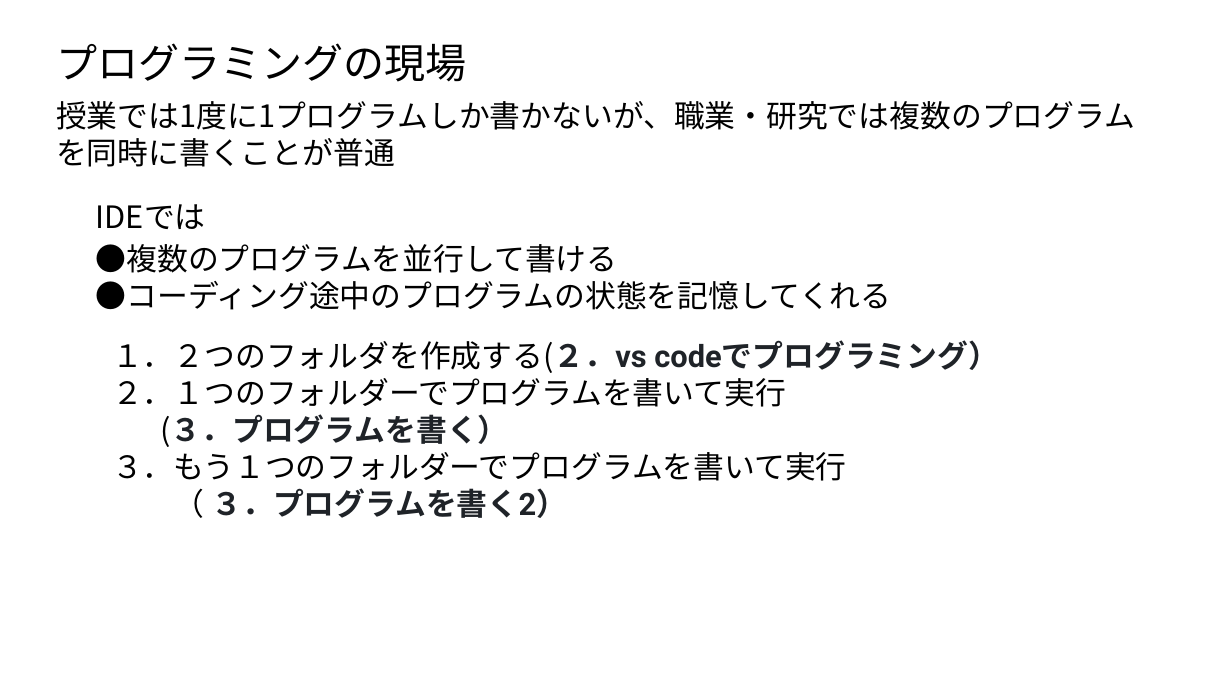
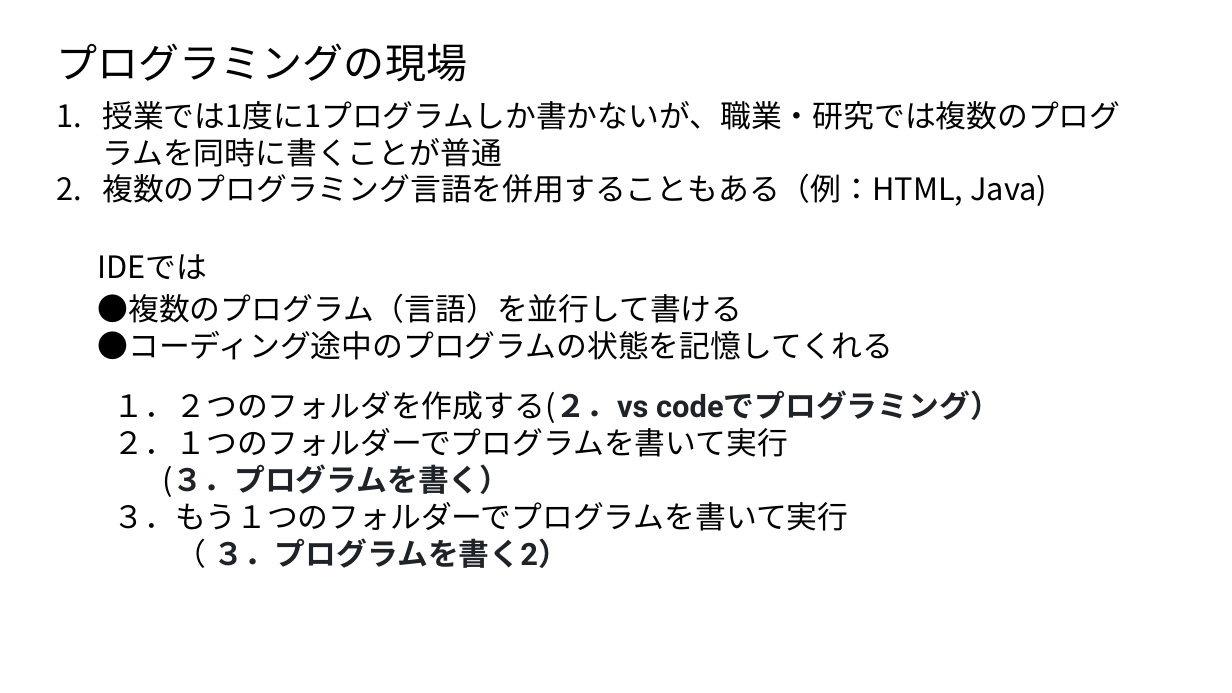
Before and after one commit to ueharaLab/bigdata2_system_and_python, a slide deck: slide 18 of bigdata2_system_and_python.pptx (slide 15 before the commit). Drawn at 1232x693 pixels with LibreOffice and Linux fonts; fonts in the diff are those of the drawing. Boxes give left, top, right and bottom in pixels: in the first picture for what was removed or moved away, otherwise in the second. Text is boxed around its words. In the diff, an @@ line names an element or a change of style, - is before the commit and + after.

```diff
--- a/bigdata2_system_and_python.pptx
+++ b/bigdata2_system_and_python.pptx
@@ text at (102,101,1120,167): bullet none to 1. @@
@@ text at (102,173,1047,206): paragraph added @@
+2. 複数のプログラミング言語を併用することもある（例：HTML, Java)
@@ 3 texts: place and size @@
-3 texts at (96,204,999,518)
+3 texts at (98,254,1001,568)
@@ text at (98,293,743,323): text changed @@
-●複数のプログラムを並行して書ける
+●複数のプログラム（言語）を並行して書ける
```
Also in this commit, not shown: 5 other slides changed, 10 slides added, 5 slides removed, 2 other files.
